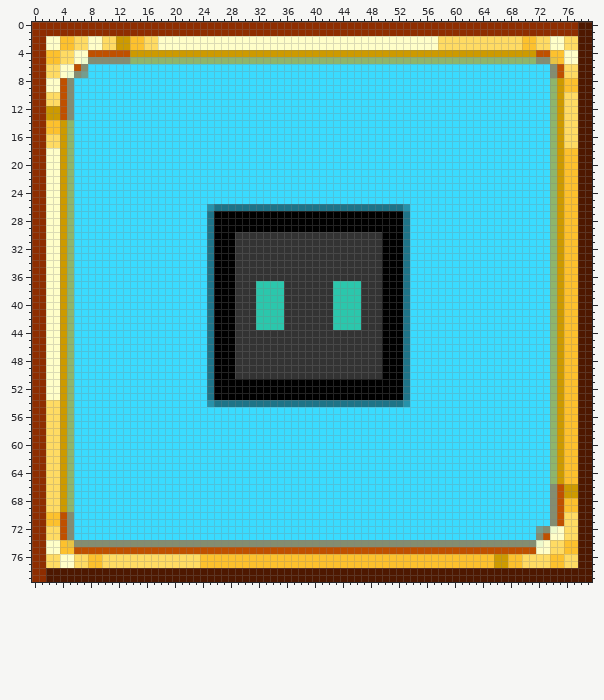
One commit to this sprite sheet: icon.png. The picture above was drawn from the file before the commit.
The file is 80x80 pixels.
The same view after the edit:
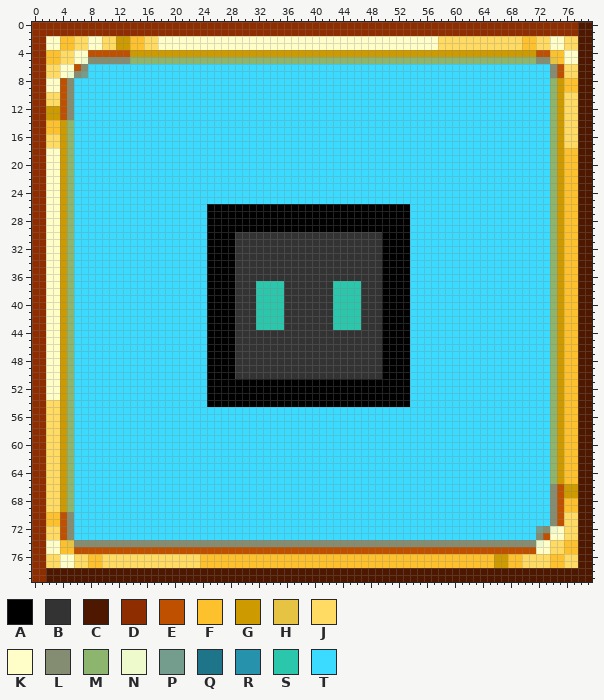
Palette (. is transparent): A #000000  B #333333  C #4e1800  D #8e2d00  E #bf5000  F #fdc12d  G #cd9a00  H #e7c344  J #ffdb63  K #fffec8  L #848d71  M #8eb56d  N #eefacc  P #749d8e  Q #1e7488  R #2692ab  S #2bc7ac  T #3adbff
Edits made:
y 26: x 25..53 RQQQQQQQQQQQQQQQQQQQQQQQQQQQR -> AAAAAAAAAAAAAAAAAAAAAAAAAAAAA
y 27..53: x 25 Q -> A; x 53 Q -> A
y 54: x 25..53 RQQQQQQQQQQQQQQQQQQQQQQQQQQQR -> AAAAAAAAAAAAAAAAAAAAAAAAAAAAA
Boxes around the changes in both pictures, in picture pixels (x1, y1, x2, y2):
changed: (207, 204, 410, 407)
